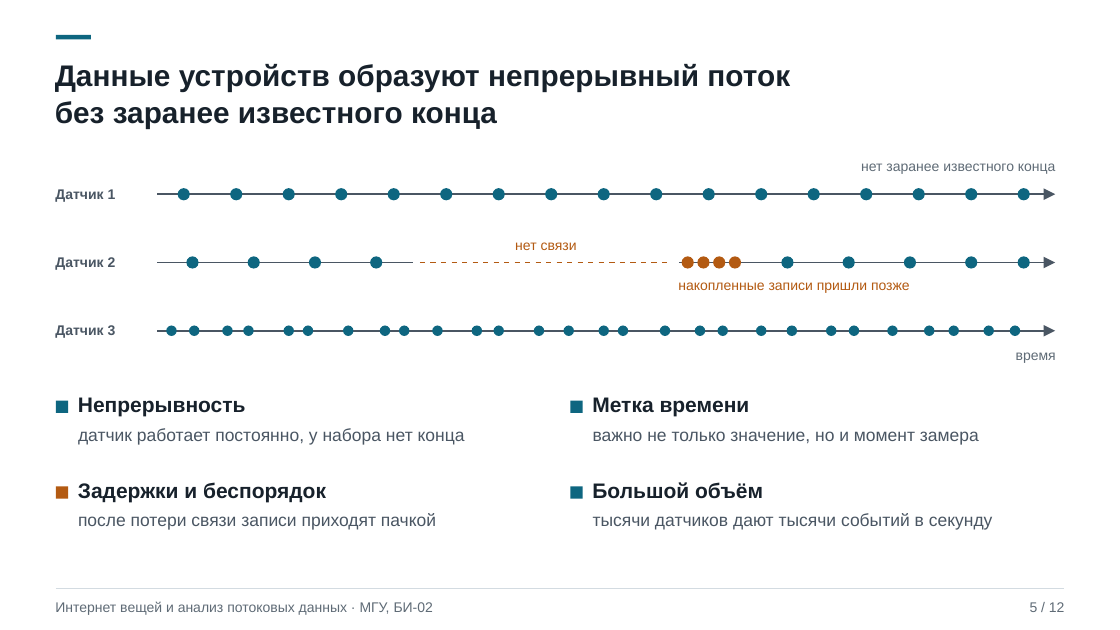
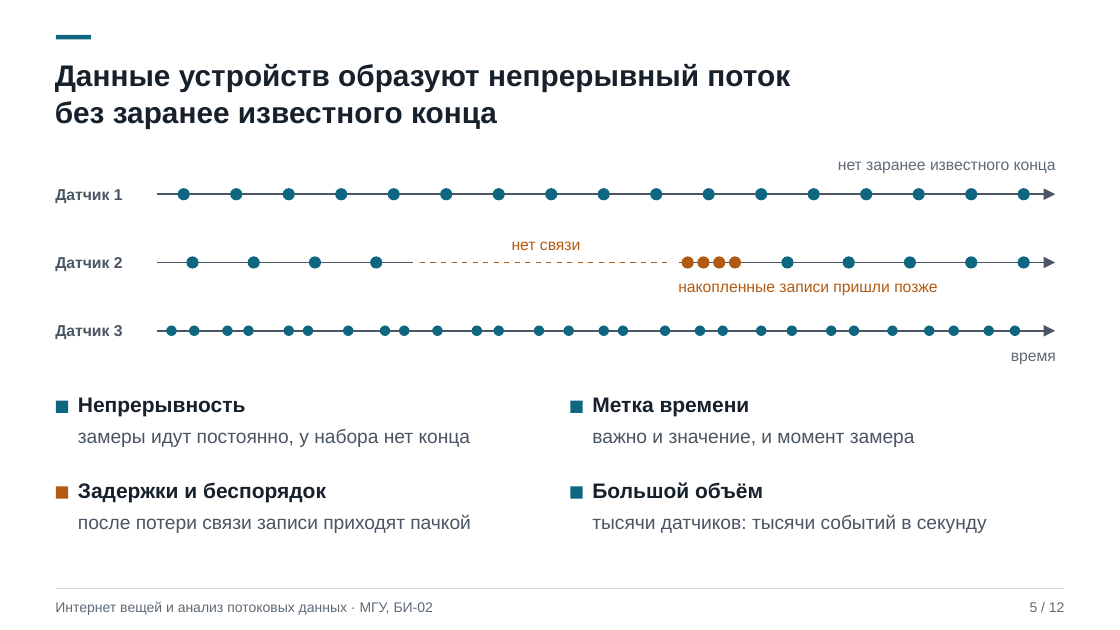
Before and after one commit to shualyyy/downloads-sorter, a slide deck: slide 5 of presentation-iot-streaming/Интернет вещей и анализ потоковых данных.pptx. Drawn at 1120x630 pixels with LibreOffice and Linux fonts; fonts in the diff are those of the drawing. Boxes give left, top, right and bottom in pixels: in the first picture for what was removed or moved away, otherwise in the second. Text is boxed around its words. In the diff, an @@ line names an element or a change of style, - is before the commit and + after.

```diff
--- a/presentation-iot-streaming/Интернет вещей и анализ потоковых данных.pptx
+++ b/presentation-iot-streaming/Интернет вещей и анализ потоковых данных.pptx
@@ text "нет заранее известного конца": place and size @@
-text "нет заранее известного конца" at (861,163,1056,174)
+text "нет заранее известного конца" at (838,161,1056,174)
@@ size 12 to 13.5 pt in 7 elements at (1011,352,1056,365), (512,241,580,250), (55,189,123,203), (55,257,123,271), (55,325,123,339), (838,161,1056,174), (678,283,937,296) @@
@@ text at (78,429,471,447): text changed; size 15 to 16.5 pt @@
-датчик работает постоянно, у набора нет конца
+замеры идут постоянно, у набора нет конца
@@ text at (592,432,915,447): text changed; size 15 to 16.5 pt @@
-важно не только значение, но и момент замера
+важно и значение, и момент замера
@@ text "после потери связи записи приходят ..." at (78,514,471,533): size 15 to 16.5 pt @@
@@ text at (592,514,987,533): text changed; size 15 to 16.5 pt @@
-тысячи датчиков дают тысячи событий в секунду
+тысячи датчиков: тысячи событий в секунду
```
Also in this commit, not shown: 11 other slides changed, 1 other file.
